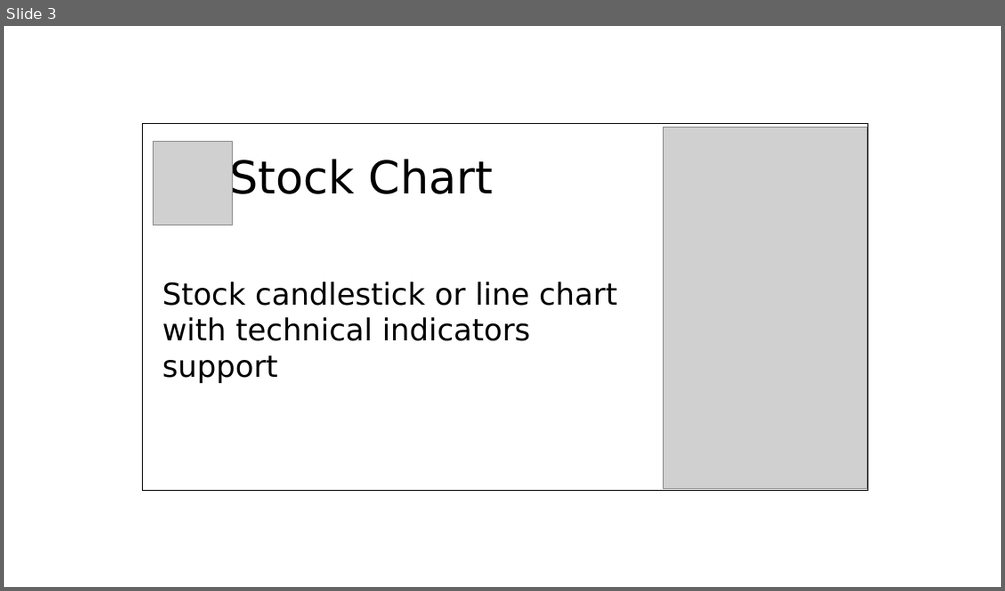
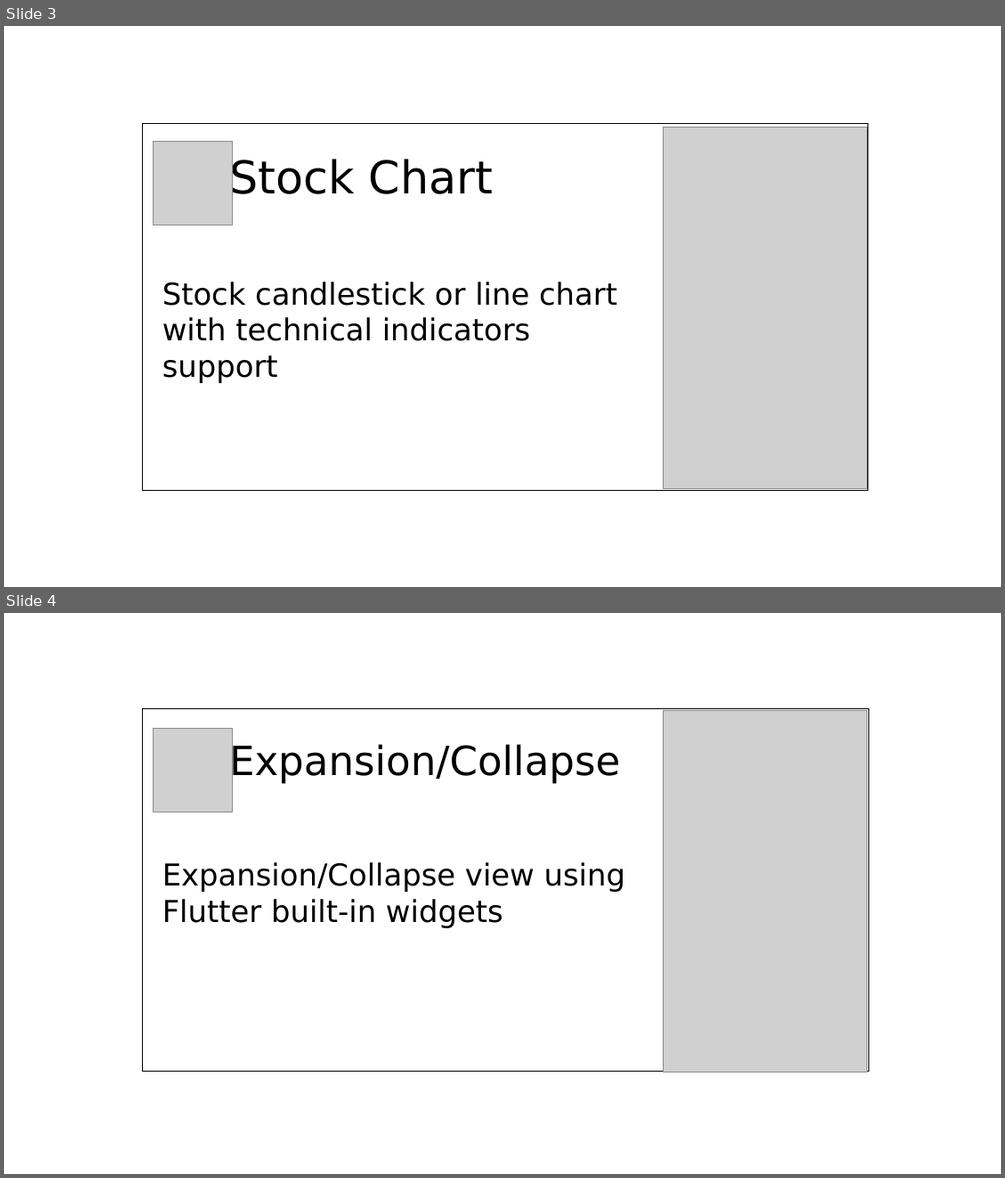
Before and after one commit to limcheekin/fluwix, a slide deck: doc/post-heading-design.odp. Shown one above the other, each under a label of ours: slide 3 before the commit, slides 3 and 4 after it. The pictures are 1005x591 and 1005x1178 pixels, drawn with LibreOffice and Linux fonts; fonts in the diff are those of the drawing; grey boxes stand for pictures. Boxes give left, top, right and bottom in pixels: in the first picture for what was removed or moved away, otherwise in the second. Text is boxed around its words. In the diff, an @@ line names an element or a change of style, - is before the commit and + after.

Commit message:
updated post heading design for expansion_collapse_view

```diff
--- a/doc/post-heading-design.odp
+++ b/doc/post-heading-design.odp
@@ slide 4 added at [4,613,1001,1174], background #FFFFFF @@
@@ rectangle added at [142,709,869,1071], outline #000000 0 pt @@
@@ picture added at [663,710,867,1071] @@
@@ picture added at [154,728,232,812] @@
@@ text added at [162,743,625,928], 24 pt, text #000000 @@
+Expansion/Collapse
+Expansion/Collapse view using Flutter built-in widgets
```
